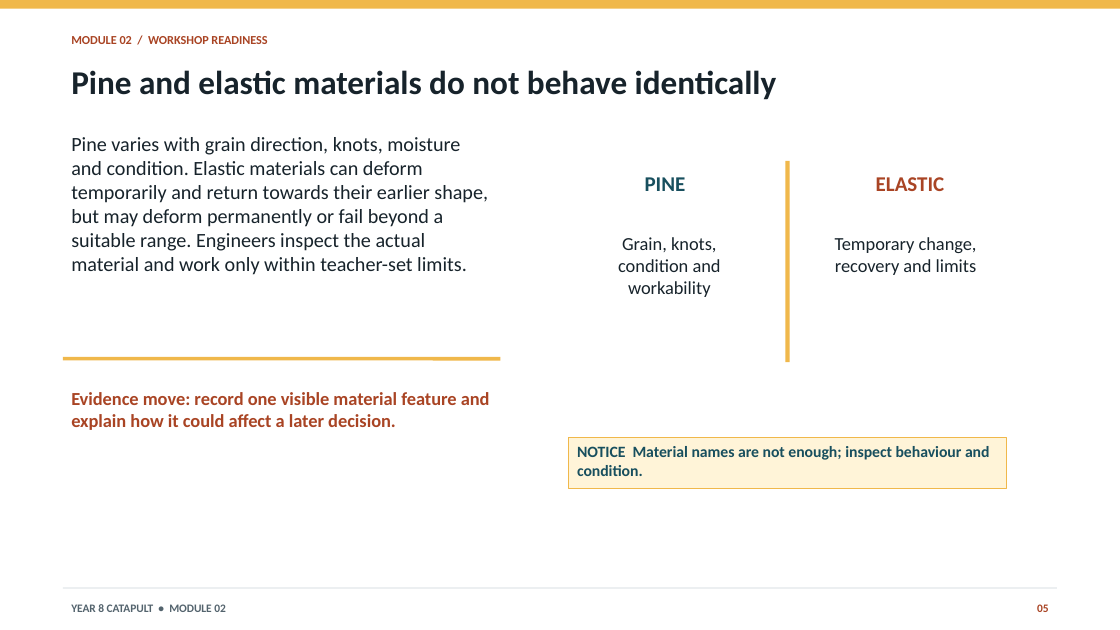
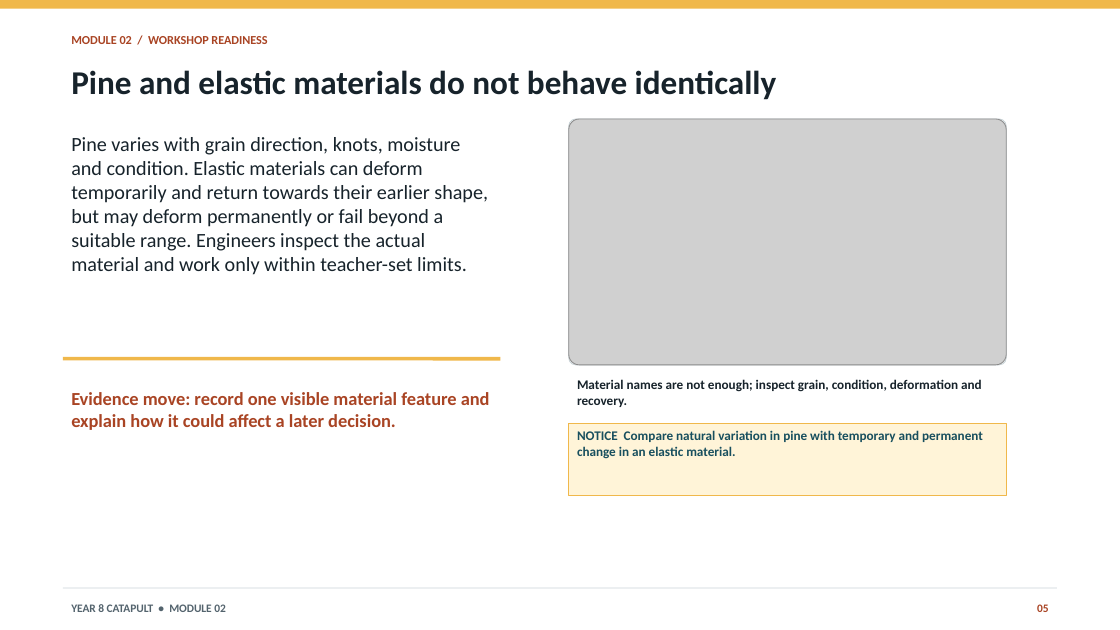
Before and after one commit to stevencowell/Year-8-Catapult, a slide deck: slide 5 of resources/presentations/module-02-workshop-readiness.pptx. Drawn at 1120x630 pixels with LibreOffice and Linux fonts; fonts in the diff are those of the drawing; grey boxes stand for pictures. Boxes give left, top, right and bottom in pixels: in the first picture for what was removed or moved away, otherwise in the second. Text is boxed around its words. In the diff, an @@ line names an element or a change of style, - is before the commit and + after.

```diff
--- a/resources/presentations/module-02-workshop-readiness.pptx
+++ b/resources/presentations/module-02-workshop-readiness.pptx
@@ rounded rectangle added at [569,119,1007,365], fill #FFFFFF, outline #CAD4D8 0.75 pt @@
@@ picture added at [569,119,1007,365] @@
@@ text removed at [645,177,686,191] @@
-PINE
@@ line removed from (788, 161) to (788, 362) @@
@@ text removed at [876,177,945,191] @@
-ELASTIC
@@ text removed at [618,237,721,297] @@
-Grain, knots, condition and workability
@@ text removed at [835,237,977,275] @@
-Temporary change, recovery and limits
@@ text "Material names are not enough; ...": place and size @@
-text "Material names are not enough; ..." at [569,438,1007,488]
+text "Material names are not enough; ..." at [577,379,982,407]
@@ text "Material names are not enough; ..." at [577,379,982,407]: fill #FFF4D8 to none; outline #F0B84B 0.75 pt to none @@
@@ text at [577,379,982,407]: text changed; size 13.5 to 11.2 pt; text colour #184F5E to #17232B @@
-NOTICE Material names are not enough; inspect behaviour and condition.
+Material names are not enough; inspect grain, condition, deformation and recovery.
@@ rectangle added at [569,423,1007,495], fill #FFF4D8, outline #F0B84B 0.75 pt, 11.2 pt, text #184F5E, bold @@
+NOTICE Compare natural variation in pine with temporary and permanent change in an elastic material.
```
Also in this commit, not shown: 2 other slides changed, 48 other files.
